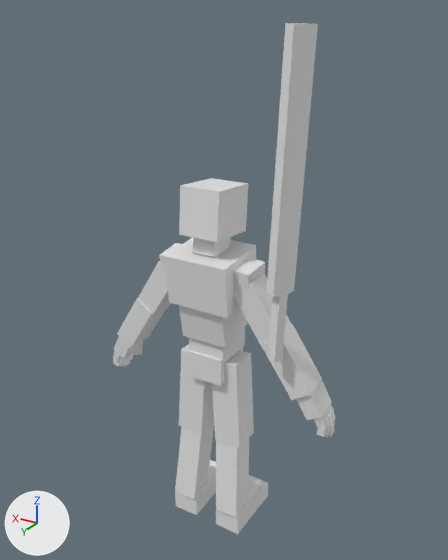
The FBX model Assets/Models/Player/LowerBodyClip/RPG-Character@StrafeRight-Lower.FBX, before and after one commit.
Camera for both pictures: a camera (50 mm lens) standing at (-2.0, 3.24, 3.56) and looking at (-0.01, -0.08, 1.9). The lights are fixed; the arrows at lower left show +X, +Y and +Z. Materials are left out; every surface is plain grey. Where no turn or scale is listed for an object, it has been applied to the vertices.

The first picture shows '2Hand-Sword', 'RPG-Character-Mesh'.
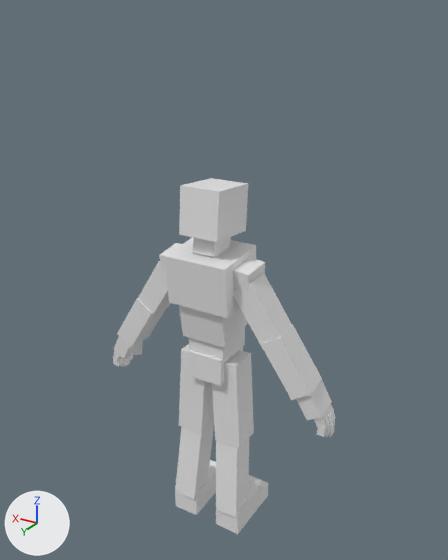
Changed parts and their boxes (x1, y1, x2, y2) in the pictures (448 x 560 px):
'2Hand-Sword', deleted
    before: (267, 23, 318, 363)

The edits, one by one:
Object '2Hand-Sword' (ob_2hand_sword) is deleted.
